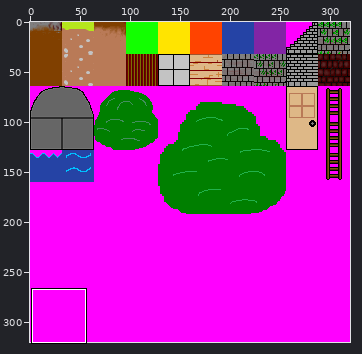
Sprite sheet: tower-of-darkness-xna/tower-of-darkness-xna/tower-of-darkness-xnaContent/maps/spritesheets/spritesheet.png. The first picture is a wide view before the edit; the outline marks the close-up.
Close-up. Old version:
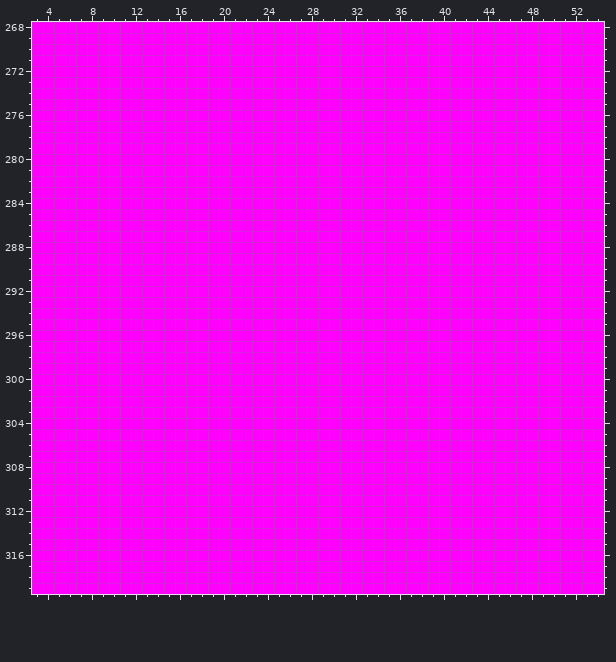
The file is 320x320 pixels. Colours within 5 levels of each other are drawn and written as one. Shown: x 3..54, y 268..319. The commit also changed other parts of the picture, which this record leaves out.
New version:
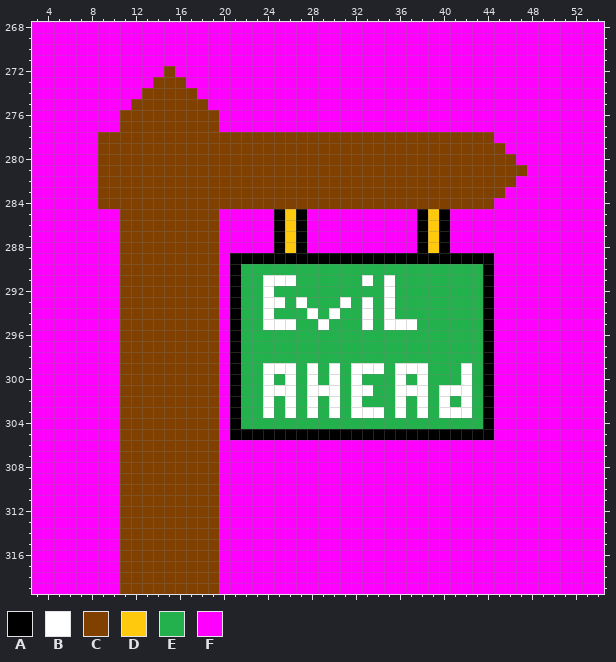
Palette (. is transparent): A #000000  B #ffffff  C #804000  D #ffc90e  E #22b14c  F #ff00ff
Change:
Changed rows in their new state; - is an unchanged pixel.
first column x 9:
272 ------C--------------------------------
273 -----CCC-------------------------------
274 ----CCCCC------------------------------
275 ---CCCCCCC-----------------------------
276 --CCCCCCCCC----------------------------
277 --CCCCCCCCC----------------------------
278 CCCCCCCCCCCCCCCCCCCCCCCCCCCCCCCCCCCC---
279 CCCCCCCCCCCCCCCCCCCCCCCCCCCCCCCCCCCCC--
280 CCCCCCCCCCCCCCCCCCCCCCCCCCCCCCCCCCCCCC-
281 CCCCCCCCCCCCCCCCCCCCCCCCCCCCCCCCCCCCCCC
282 CCCCCCCCCCCCCCCCCCCCCCCCCCCCCCCCCCCCCC-
283 CCCCCCCCCCCCCCCCCCCCCCCCCCCCCCCCCCCCC--
284 CCCCCCCCCCCCCCCCCCCCCCCCCCCCCCCCCCCC---
285 --CCCCCCCCC-----ADA----------ADA-------
286 --CCCCCCCCC-----ADA----------ADA-------
287 --CCCCCCCCC-----ADA----------ADA-------
288 --CCCCCCCCC-----ADA----------ADA-------
289 --CCCCCCCCC-AAAAAAAAAAAAAAAAAAAAAAAA---
290 --CCCCCCCCC-AEEEEEEEEEEEEEEEEEEEEEEA---
291 --CCCCCCCCC-AEEBBBEEEEEEBEBEEEEEEEEA---
292 --CCCCCCCCC-AEEBEEEEEEEEEEBEEEEEEEEA---
293 --CCCCCCCCC-AEEBBEBEEEBEBEBEEEEEEEEA---
294 --CCCCCCCCC-AEEBEEEBEBEEBEBEEEEEEEEA---
295 --CCCCCCCCC-AEEBBBEEBEEEBEBBBEEEEEEA---
296 --CCCCCCCCC-AEEEEEEEEEEEEEEEEEEEEEEA---
297 --CCCCCCCCC-AEEEEEEEEEEEEEEEEEEEEEEA---
298 --CCCCCCCCC-AEEEEEEEEEEEEEEEEEEEEEEA---
299 --CCCCCCCCC-AEEBBBEBEBEBBBEBBBEEEBEA---
300 --CCCCCCCCC-AEEBEBEBEBEBEEEBEBEEEBEA---
301 --CCCCCCCCC-AEEBBBEBBBEBBEEBBBEBBBEA---
302 --CCCCCCCCC-AEEBEBEBEBEBEEEBEBEBEBEA---
303 --CCCCCCCCC-AEEBEBEBEBEBBBEBEBEBBBEA---
304 --CCCCCCCCC-AEEEEEEEEEEEEEEEEEEEEEEA---
305 --CCCCCCCCC-AAAAAAAAAAAAAAAAAAAAAAAA---
306 --CCCCCCCCC----------------------------
307 --CCCCCCCCC----------------------------
308 --CCCCCCCCC----------------------------
309 --CCCCCCCCC----------------------------
310 --CCCCCCCCC----------------------------
311 --CCCCCCCCC----------------------------
312 --CCCCCCCCC----------------------------
313 --CCCCCCCCC----------------------------
314 --CCCCCCCCC----------------------------
315 --CCCCCCCCC----------------------------
316 --CCCCCCCCC----------------------------
317 --CCCCCCCCC----------------------------
318 --CCCCCCCCC----------------------------
319 --CCCCCCCCC----------------------------
Changed places in both close-ups, as pixel boxes (x1, y1, x2, y2):
changed: (98, 66, 527, 594)
